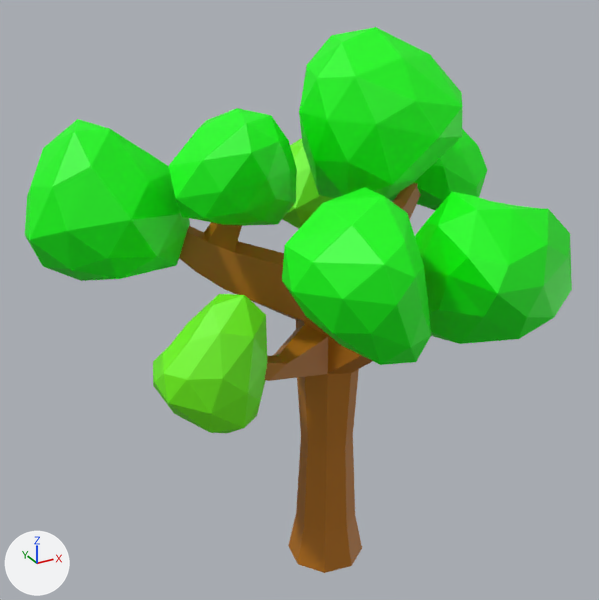
A saved change to the OBJ model GameProject/GameProject/src/Models/LowPolyTree.obj.
Rendered twice from a 50 mm camera at (-2.95, -4.95, 4.75) aimed at (-0.18, 0.09, 2.23). Arrows for +X, +Y and +Z are at lower left; the lights stay in place. Where no turn or scale is listed for an object, it has been applied to the vertices.

Objects in the first picture: 'Arbre_Normal_Cylinder.002'.
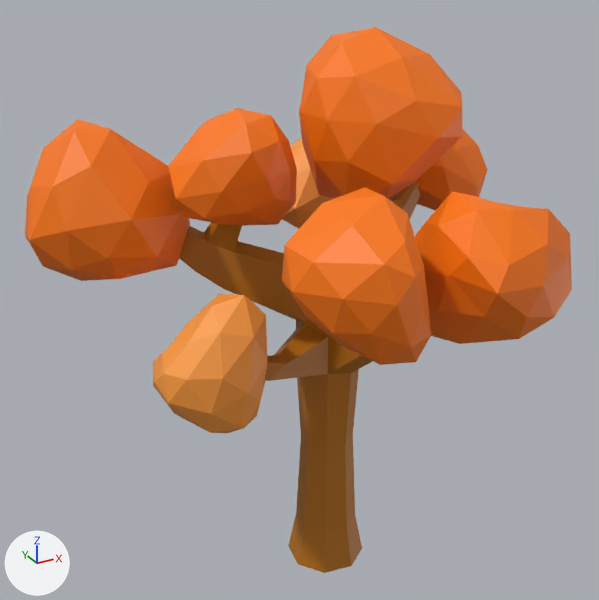
Location of each change, (x1, y1, x2, y2) in pixels of the pictures (599 x 600 px):
'Arbre_Normal_Cylinder.002', recoloured (green to orange): (25, 27, 572, 433) in both
part 1 of me_arbre_normal_cylinder_002, recoloured (green to orange): (25, 27, 572, 365) in both

What the commit changed:
Material 'Material.018' (mat_material_018) changes colour from green #74ff10 to orange #ff9e3f; in linear values from (0.175, 1.0, 0.00523) to (1.0, 0.343, 0.0499).
Material 'Material.014' (mat_material_014) is new.
Its base color is (1.0, 0.193, 0.0) (orange #ff7a00).
Its roughness is 0.526.
me_arbre_normal_cylinder_002 has 520 vertices, 818 faces and spans x -1.98..1.59, y -1.58..1.51, z -0.23..4.18.
me_arbre_normal_cylinder_002 is used by ob_arbre_normal_cylinder_002; location (0.0, 0.0, 0.0).
me_arbre_normal_cylinder_002 part 1: all 480 faces that had it switch from mat_material_012 (green #00ff00) to mat_material_014 (orange #ff7a00).
